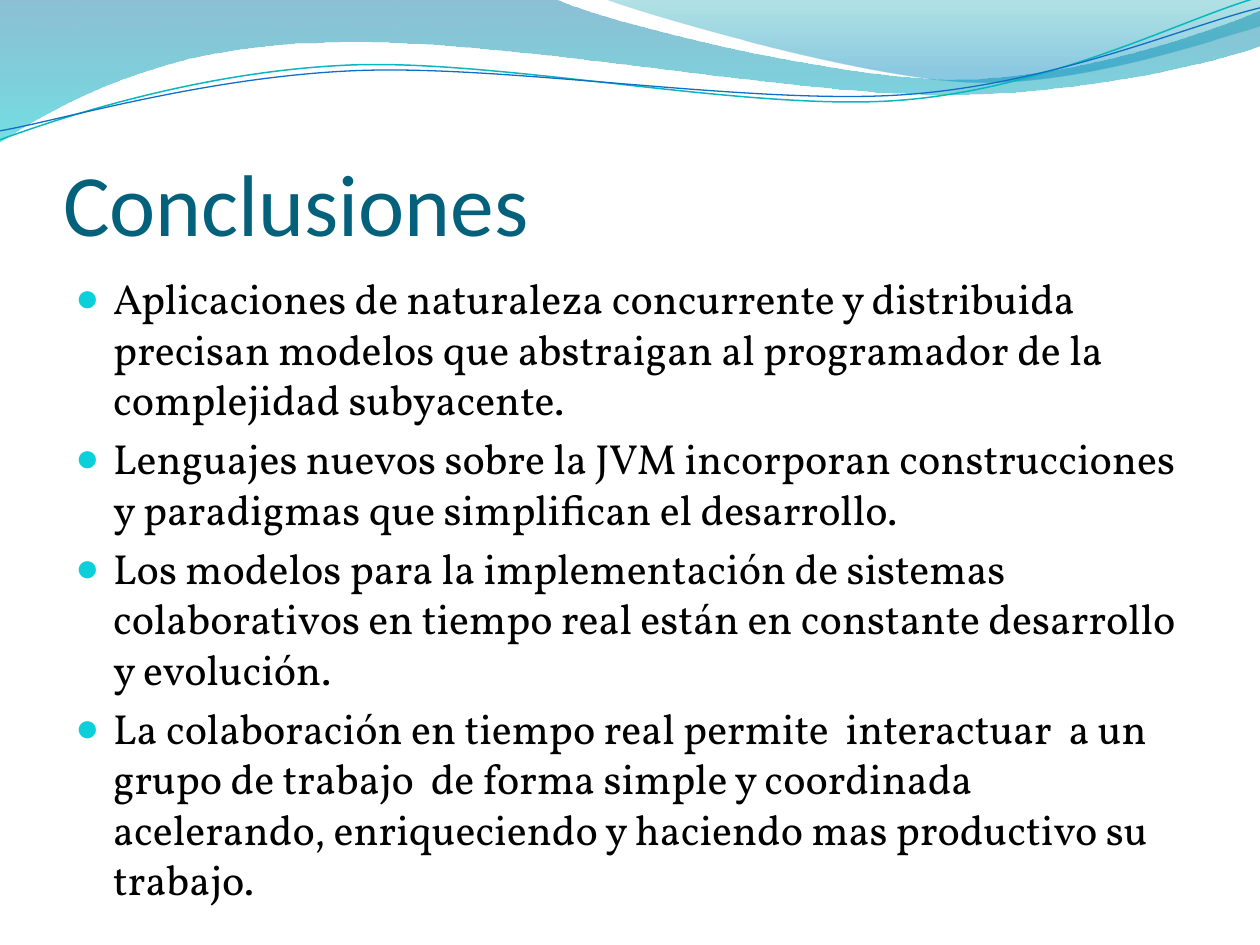
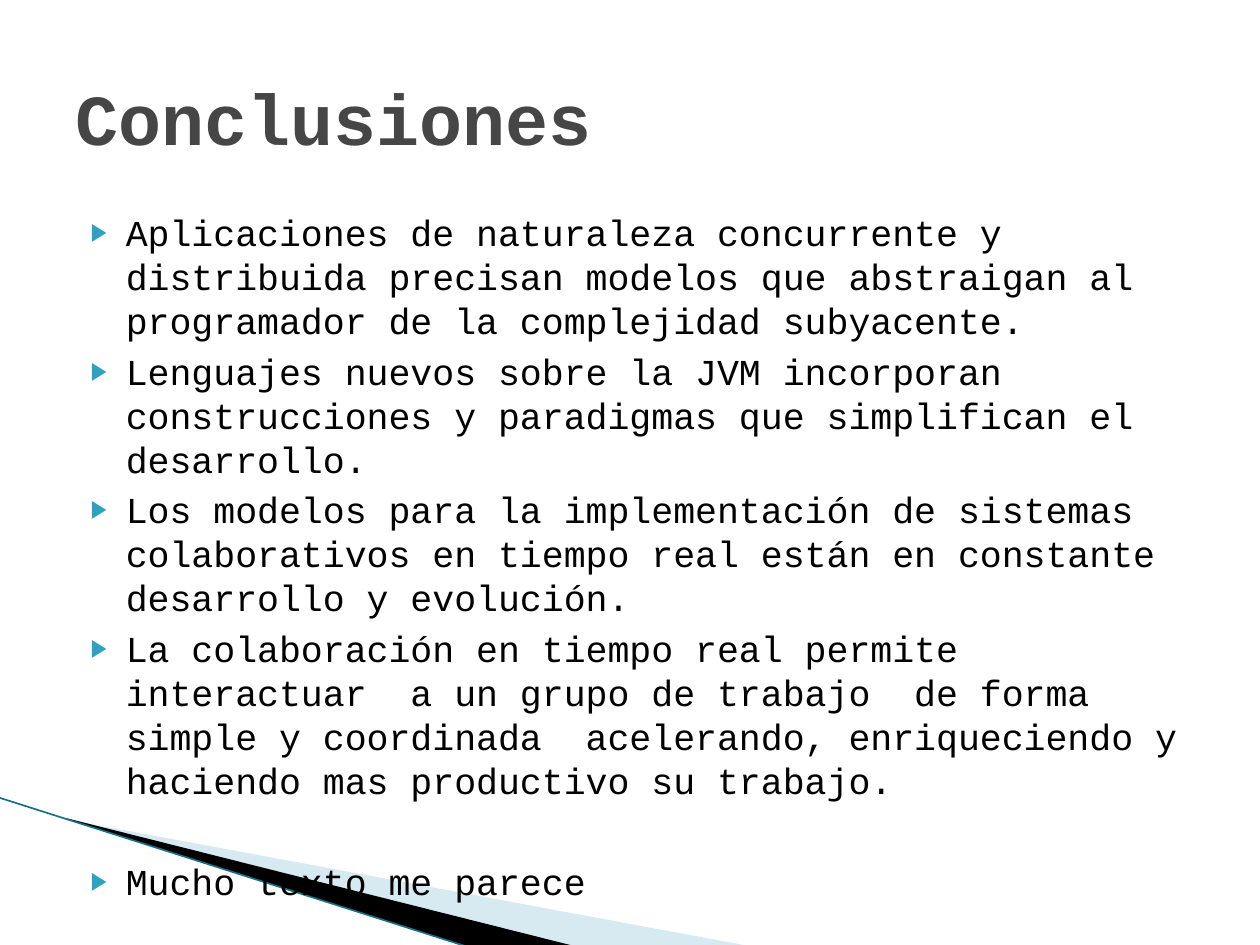
Before and after one commit to maurociancio/parallel-editor, a slide deck: slide 16 of doc/presentacion/presentacion.pptx (slide 14 before the commit). Drawn at 1260x945 pixels with LibreOffice and Linux fonts; fonts in the diff are those of the drawing; background and template pictures are left out. Boxes give left, top, right and bottom in pixels: in the first picture for what was removed or moved away, otherwise in the second. Text is boxed around its words. In the diff, an @@ line names an element or a change of style, - is before the commit and + after.

```diff
--- a/doc/presentacion/presentacion.pptx
+++ b/doc/presentacion/presentacion.pptx
@@ freeform shape removed at box(0, 0, 1260, 142) @@
@@ freeform shape removed at box(0, 0, 1260, 147) @@
@@ freeform shape removed at box(0, 8, 1260, 141) @@
@@ freeform shape removed at box(604, 0, 1260, 87) @@
@@ title "Conclusiones": place and size @@
-title "Conclusiones" at box(63, 175, 529, 237)
+title "Conclusiones" at box(75, 94, 591, 146)
@@ title "Conclusiones" at box(75, 94, 591, 146): size 50 to 41 pt, font Calibri to Courier New, text colour #04617B to #464646, bold on; vertical alignment bottom to middle @@
@@ text at box(126, 220, 1177, 802): paragraph added @@
+▶ Mucho texto me parece
@@ text "Aplicaciones de naturaleza concurrente y ...": place and size @@
-text "Aplicaciones de naturaleza concurrente y ..." at box(113, 284, 1175, 856)
+text "Aplicaciones de naturaleza concurrente y ..." at box(126, 220, 1177, 802)
@@ text at box(126, 220, 1177, 802): size 24.1 to 20.9 pt, font Vollkorn to Courier New; bullet ● to ▶; bullet colour #0BD0D9 to #2DA2BF @@
@@ freeform shape added at box(98, 689, 622, 888), fill #A0CBDC at 40% opacity @@
@@ freeform shape added at box(0, 798, 517, 914), fill #000000 @@
@@ line added from (0, 798) to (467, 945), #97C5D8 0.95 pt @@
```
Also in this commit, not shown: 11 other slides changed, 4 slides added, 2 slides removed.
